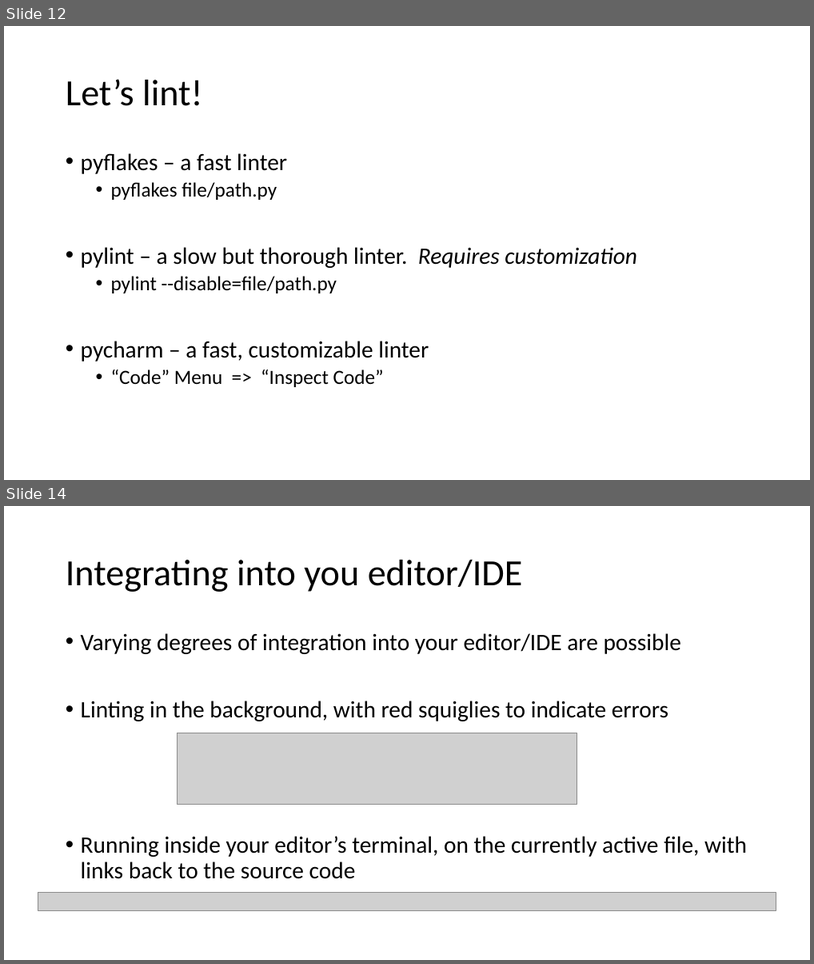
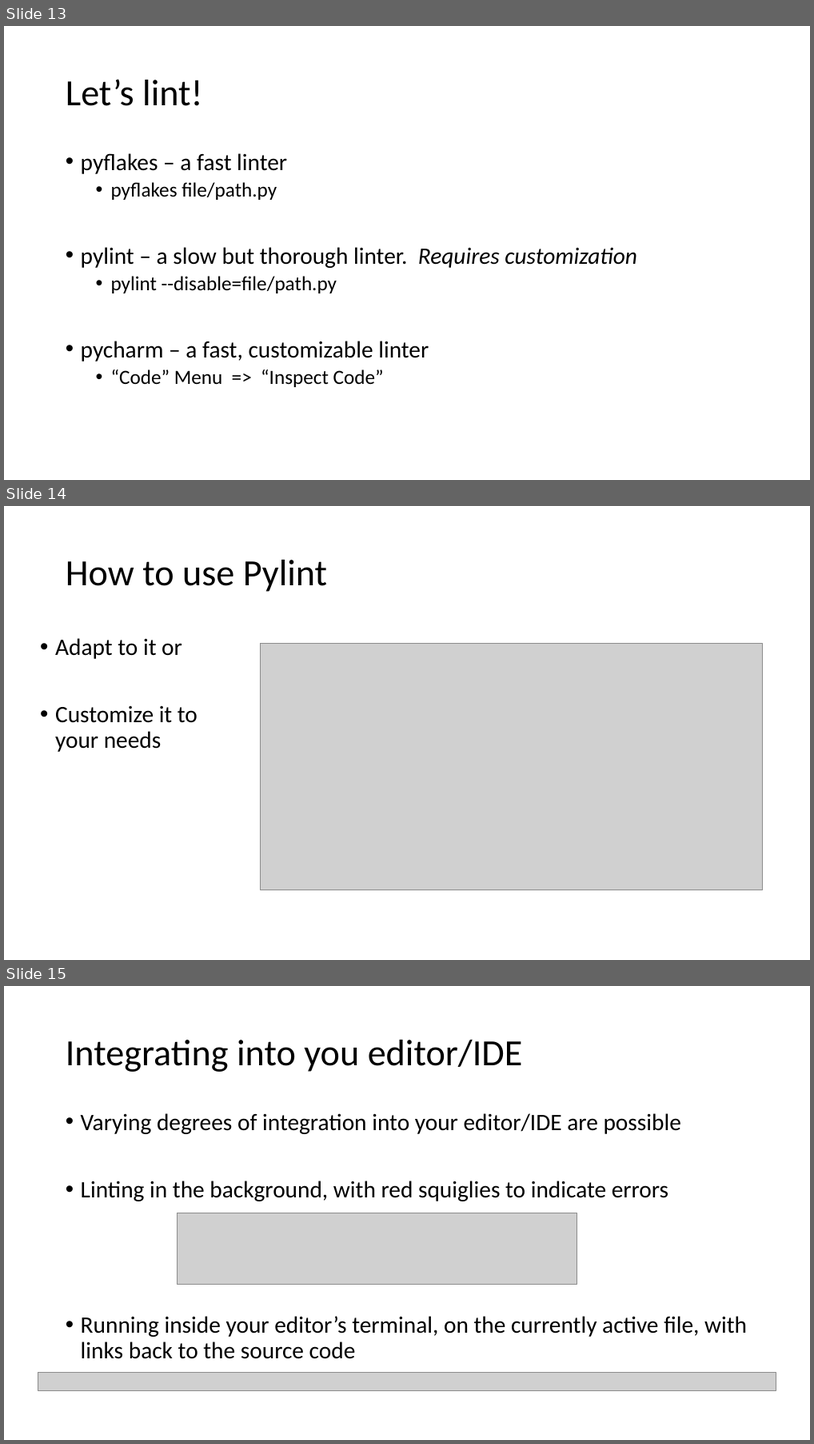
Before and after one commit to wbkdef/hettinger_mypy_linting_presentation, a slide deck: 2019-02-20_hettinger_mypy_and_type_hinting.pptx. Shown one above the other, each under a label of ours: slides 12 and 14 before the commit, slides 13, 14 and 15 after it; the slides between them are not shown. The pictures are 814x964 and 814x1444 pixels, drawn with LibreOffice and Linux fonts; fonts in the diff are those of the drawing; grey boxes stand for pictures. Boxes give left, top, right and bottom in pixels: in the first picture for what was removed or moved away, otherwise in the second. Text is boxed around its words. In the diff, an @@ line names an element or a change of style, - is before the commit and + after.

Commit message:
Minor changes

```diff
--- a/2019-02-20_hettinger_mypy_and_type_hinting.pptx
+++ b/2019-02-20_hettinger_mypy_and_type_hinting.pptx
@@ slide 14 added at (x1=4, y1=506, x2=810, y2=960), background #FFFFFF @@
@@ title added at (x1=66, y1=560, x2=327, y2=592), 44 pt, text #000000 @@
+How to use Pylint
@@ text added at (x1=55, y1=638, x2=198, y2=752), 28 pt, text #000000 @@
+• Adapt to it or
+• Customize it to your needs
@@ picture added at (x1=260, y1=644, x2=762, y2=889) @@
@@ what was slide 12 is now slide 13 @@
@@ what was slide 14 is now slide 15 @@
```
